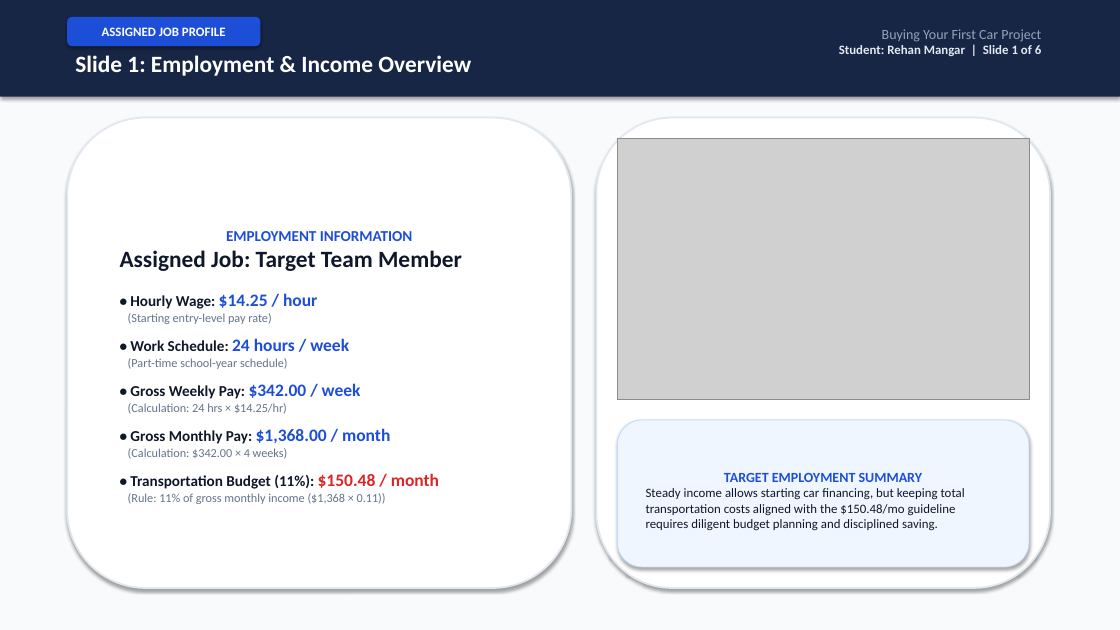
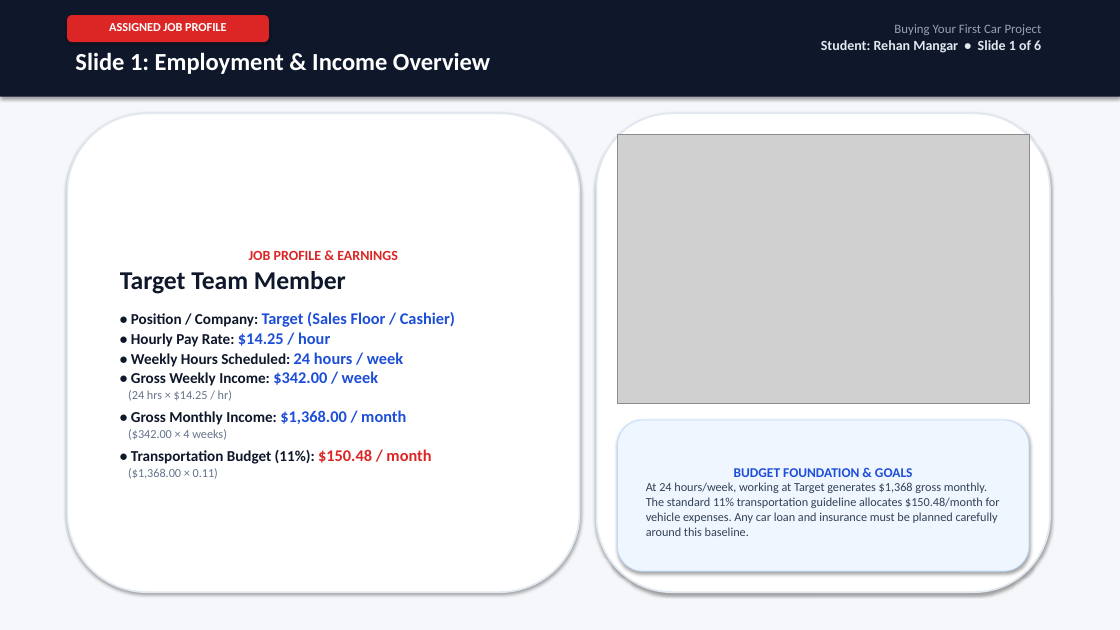
Before and after one commit to StwFate/Physics_Site, a slide deck: slide 1 of Car_Buying_Project/Buying_Your_First_Car_Presentation.pptx. Drawn at 1120x630 pixels with LibreOffice and Linux fonts; fonts in the diff are those of the drawing; grey boxes stand for pictures. Boxes give left, top, right and bottom in pixels: in the first picture for what was removed or moved away, otherwise in the second. Text is boxed around its words. In the diff, an @@ line names an element or a change of style, - is before the commit and + after.

Commit message:
feat: integrate real credible images across all presentation slides and verify calculations

```diff
--- a/Car_Buying_Project/Buying_Your_First_Car_Presentation.pptx
+++ b/Car_Buying_Project/Buying_Your_First_Car_Presentation.pptx
@@ rectangle at bbox=[0, 0, 1120, 630]: fill #F8FAFC to #F5F7FA @@
@@ rectangle at bbox=[0, 0, 1120, 97]: fill #182646 to #0F172A @@
@@ rounded rectangle "ASSIGNED JOB PROFILE": place and size @@
-rounded rectangle "ASSIGNED JOB PROFILE" at bbox=[67, 17, 260, 46]
+rounded rectangle "ASSIGNED JOB PROFILE" at bbox=[67, 15, 269, 42]
@@ rounded rectangle "ASSIGNED JOB PROFILE" at bbox=[67, 15, 269, 42]: size 11 to 10.5 pt; fill #1D4ED8 to #DC2626 @@
@@ text at bbox=[894, 24, 1042, 35]: size 12 to 11 pt in "Buying Your First Car Project" @@
@@ text "Slide 1: Employment & Income ..." at bbox=[75, 52, 490, 74]: size 20 to 21 pt @@
@@ text at bbox=[821, 40, 1041, 53]: text changed; size 11 to 12 pt @@
-Student: Rehan Mangar | Slide 1 of 6
+Student: Rehan Mangar • Slide 1 of 6
@@ rounded rectangle "JOB PROFILE & EARNINGS": place and size @@
-rounded rectangle "JOB PROFILE & EARNINGS" at bbox=[67, 118, 571, 588]
+rounded rectangle "JOB PROFILE & EARNINGS" at bbox=[67, 113, 580, 592]
@@ rounded rectangle: place and size @@
-rounded rectangle at bbox=[597, 118, 1050, 588]
+rounded rectangle at bbox=[597, 113, 1050, 592]
@@ picture: place and size @@
-picture at bbox=[618, 139, 1029, 399]
+picture at bbox=[618, 134, 1029, 403]
@@ text in rounded rectangle at bbox=[120, 251, 455, 440]: text changed; size 10.5 to 13 pt; text colour #64748B to #0F172A @@
-EMPLOYMENT INFORMATION
-Assigned Job: Target Team Member
-• Hourly Wage: $14.25 / hour
-(Starting entry-level pay rate)
-• Work Schedule: 24 hours / week
-(Part-time school-year schedule)
-• Gross Weekly Pay: $342.00 / week
-(Calculation: 24 hrs × $14.25/hr)
-• Gross Monthly Pay: $1,368.00 / month
-(Calculation: $342.00 × 4 weeks)
+JOB PROFILE & EARNINGS
+Target Team Member
+• Position / Company: Target (Sales Floor / Cashier)
+• Hourly Pay Rate: $14.25 / hour
+• Weekly Hours Scheduled: 24 hours / week
+• Gross Weekly Income: $342.00 / week
+(24 hrs × $14.25 / hr)
+• Gross Monthly Income: $1,368.00 / month
+($342.00 × 4 weeks)
@@ text in rounded rectangle at bbox=[131, 449, 431, 464]: size 15 to 14 pt in "$150.48 / month" @@
@@ rounded rectangle "BUDGET FOUNDATION & GOALS": place and size @@
-rounded rectangle "BUDGET FOUNDATION & GOALS" at bbox=[618, 420, 1029, 567]
+rounded rectangle "BUDGET FOUNDATION & GOALS" at bbox=[618, 420, 1029, 571]
@@ text in rounded rectangle at bbox=[128, 468, 218, 479]: text changed @@
-(Rule: 11% of gross monthly income ($1,368 × 0.11))
+($1,368.00 × 0.11)
@@ text in rounded rectangle at bbox=[646, 468, 1000, 536]: text changed; size 11 to 10.5 pt; text colour #0F172A to #334155 @@
-TARGET EMPLOYMENT SUMMARY
-Steady income allows starting car financing, but keeping total transportation costs aligned with the $150.48/mo guideline requires diligent budget planning and disciplined saving.
+BUDGET FOUNDATION & GOALS
+At 24 hours/week, working at Target generates $1,368 gross monthly. The standard 11% transportation guideline allocates $150.48/month for vehicle expenses. Any car loan and insurance must be planned carefully around this baseline.
```
Also in this commit, not shown: 5 other slides changed, 7 other files.
